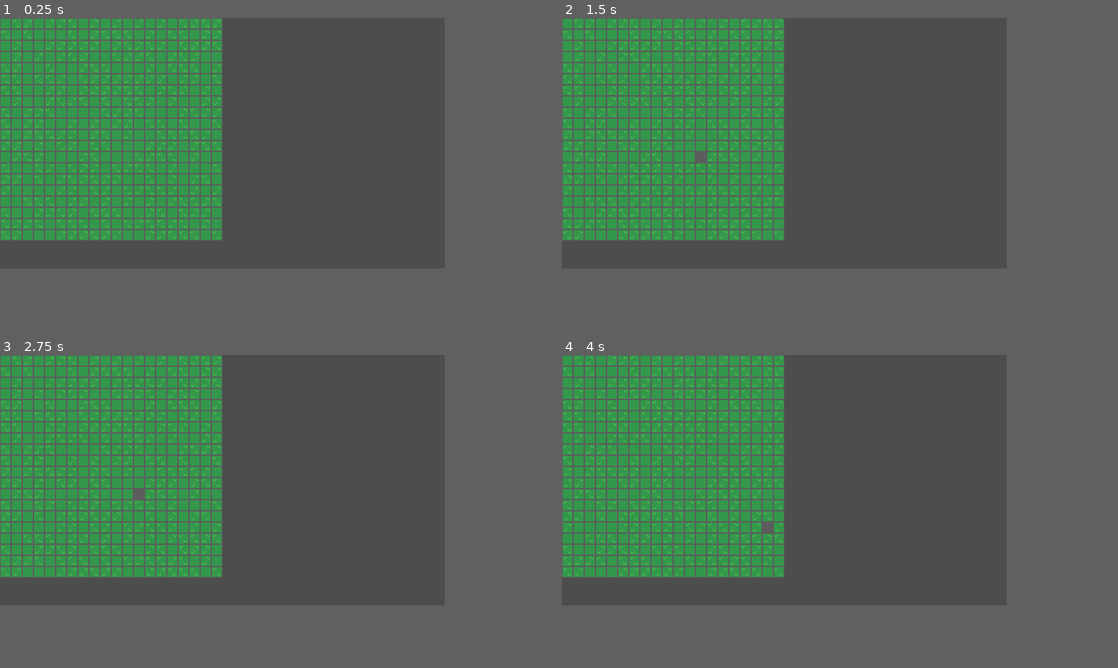
Above: before the commit, frames 1-4 (two rows, left to right).
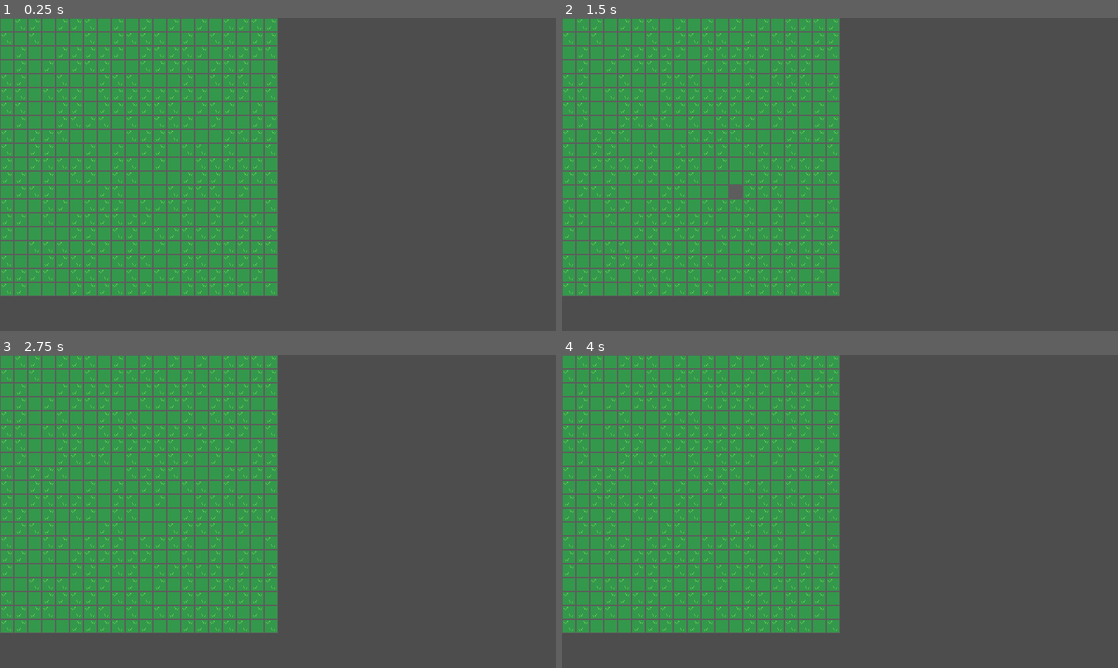
Above: after the commit, the same moments.

Repository: radek-stasta/ground-to-tower
Game: Godot game, scene res://Scenes/main.tscn
Two runs of this game, one before a commit and one after it. Both use one fixed random seed, a clock stepped at 60 frames per second and the inputs below.
Inputs (mouse positions are in pixels of both pictures, inside the frame that each line leads up to):
- Up to frame 1 (0.25 s): no input
- Up to frame 2 (1.5 s): tap Enter at 0.5 s; move the mouse to (884, 130) at 0.52 s; tap Space at 1.25 s; move the mouse to (695, 155) at 1.27 s
- Up to frame 3 (2.75 s): tap Enter at 2 s; move the mouse to (266, 423) at 2.02 s
- Up to frame 4 (4 s): tap Space at 2.75 s; move the mouse to (762, 530) at 2.77 s; tap Enter at 3.5 s; move the mouse to (917, 517) at 3.52 s
The window is 640x360 before the commit and 800x450 after it. Grey fills any space a smaller window leaves; there, only what the larger window draws over its background counts as a difference.

The runs differ from the first frame. In frame 1, 23% of the frame differs, in the area x 0-50%, y 0-89%; in frame 2, 23%; in frame 3, 23%; in frame 4, 23%.

Commit message:
Performance improvements, fixed setting state of previously focused tile

Diff:
--- a/Scripts/focus_manager.gd
+++ b/Scripts/focus_manager.gd
@@ -9,15 +9,38 @@
 @onready var tile_map_layer_highlights: TileMapLayerHighlights = $".."
 
 ## Currently focused [Tile] under mouse cursor (or null if no [Tile] is focused).
-var focused_tile: Tile = null;
+var focused_tile: Tile = null
+
+## Handles input events for the focus manager and resolves focus on mouse motion.
+## [param event] Input event to handle.
+func _input(event: InputEvent) -> void:
+	if event is InputEventMouseMotion:
+		_resolve_focus()
 
 ## Resolves what [Tile] under mouse cursor is currently selected.[br]
-## Emits [signal _GroundEventBus.focus_changed] when [Tile] under mouse cursor changes.
-func _process(delta: float) -> void:
+## Emits [signal _GroundEventBus.focus_changed] when [Tile] under mouse cursor changes or unfocuses current tile if mouse is out of bounds.
+func _resolve_focus() -> void:
 	var tile_under_cursor_position: Vector2i = tile_map_layer_highlights.local_to_map(get_local_mouse_position())
+
+	# If position is out of bounds, unfocus current tile (if any) and return
+	if tile_under_cursor_position.x < 0 or tile_under_cursor_position.x >= tile_manager.columns \
+	  or tile_under_cursor_position.y < 0 or tile_under_cursor_position.y >= tile_manager.rows:
+		if focused_tile != null:
+			GroundEventBus.focus_changed.emit(null, focused_tile)
+			focused_tile.highlight_state = Tile.HighlightState.NONE
+			focused_tile = null
+		return
+
 	var tile_under_cursor: Tile = tile_manager.get_tile(tile_under_cursor_position.y, tile_under_cursor_position.x)
 
-	if tile_under_cursor != null && (focused_tile == null or focused_tile != tile_under_cursor):
-		GroundEventBus.focus_changed.emit(tile_under_cursor, focused_tile)
+	# Only change focus if the tiles are different
+	if tile_under_cursor != focused_tile:
+		var previous_tile = focused_tile
+		if previous_tile != null:
+			previous_tile.highlight_state = Tile.HighlightState.NONE
+
 		focused_tile = tile_under_cursor
-		focused_tile.highlight_state = Tile.HighlightState.FOCUSED
+		if focused_tile != null:
+			focused_tile.highlight_state = Tile.HighlightState.FOCUSED
+
+		GroundEventBus.focus_changed.emit(focused_tile, previous_tile)
--- a/Scripts/tile.gd
+++ b/Scripts/tile.gd
@@ -1,13 +1,13 @@
 ## Represents a tile in the grid.
-extends Node
+extends Resource
 class_name Tile
 
-## Enum containing possible states of highlights. Corresponds to graphics position in [TileMapLayerHighlight] TileSet.[br][br]
-## [member HighlightType.NONE] No highlight, no TileSet graphic.[br]
-## [member HighlightType.FOCUSED] Currently focused tile under mouse cursor.[br]
-## [member HighlightType.SELECTED] Selected tile.[br]
-## [member HighlightType.ADDED] Tile will be added to selection.[br]
-## [member HighlightType.REMOVED] Tile will be removed from selection.
+## Enum containing possible states of highlights. Corresponds to graphics position in [TileMapLayerHighlights] TileSet.[br][br]
+## [member HighlightState.NONE] No highlight, no TileSet graphic.[br]
+## [member HighlightState.FOCUSED] Currently focused tile under mouse cursor.[br]
+## [member HighlightState.SELECTED] Selected tile.[br]
+## [member HighlightState.ADDED] Tile will be added to selection.[br]
+## [member HighlightState.REMOVED] Tile will be removed from selection.
 enum HighlightState {
 	NONE = -1,
 	FOCUSED = 0,
--- a/project.godot
+++ b/project.godot
@@ -23,6 +23,8 @@
 
 window/size/viewport_width=640
 window/size/viewport_height=360
+window/size/window_width_override=1920
+window/size/window_height_override=1080
 window/stretch/mode="viewport"
 window/stretch/scale_mode="integer"
 
